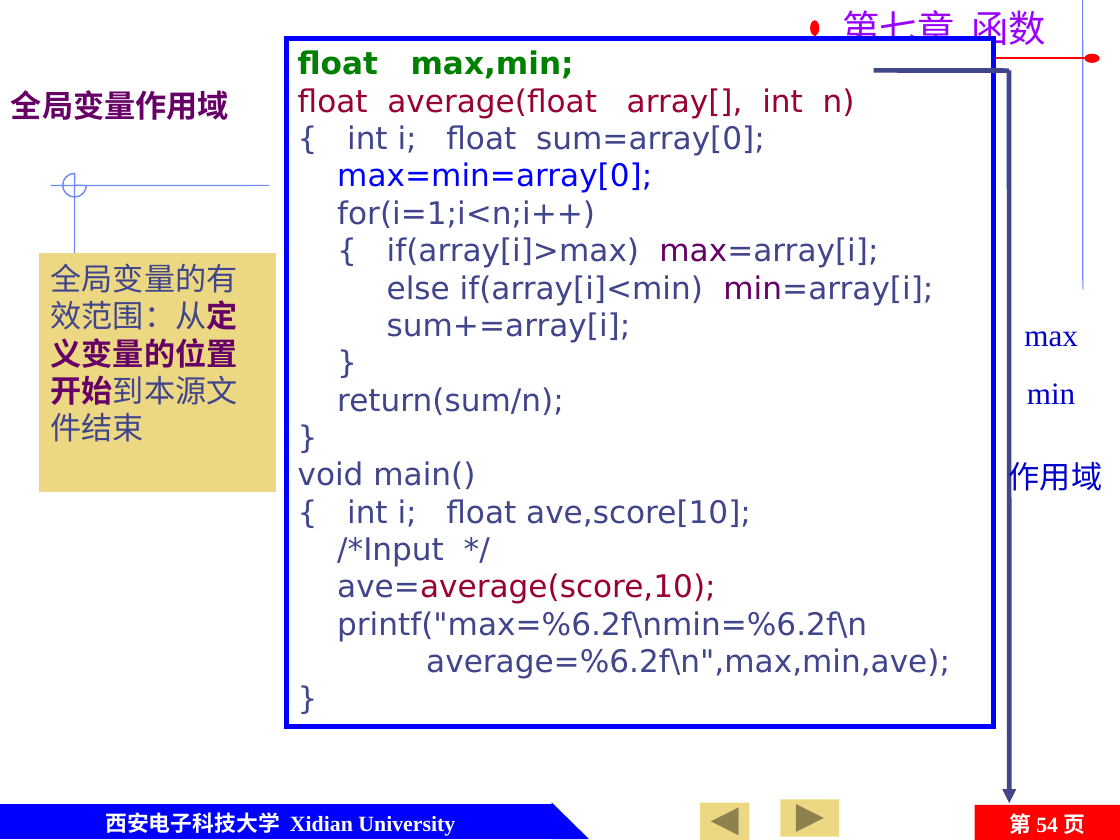
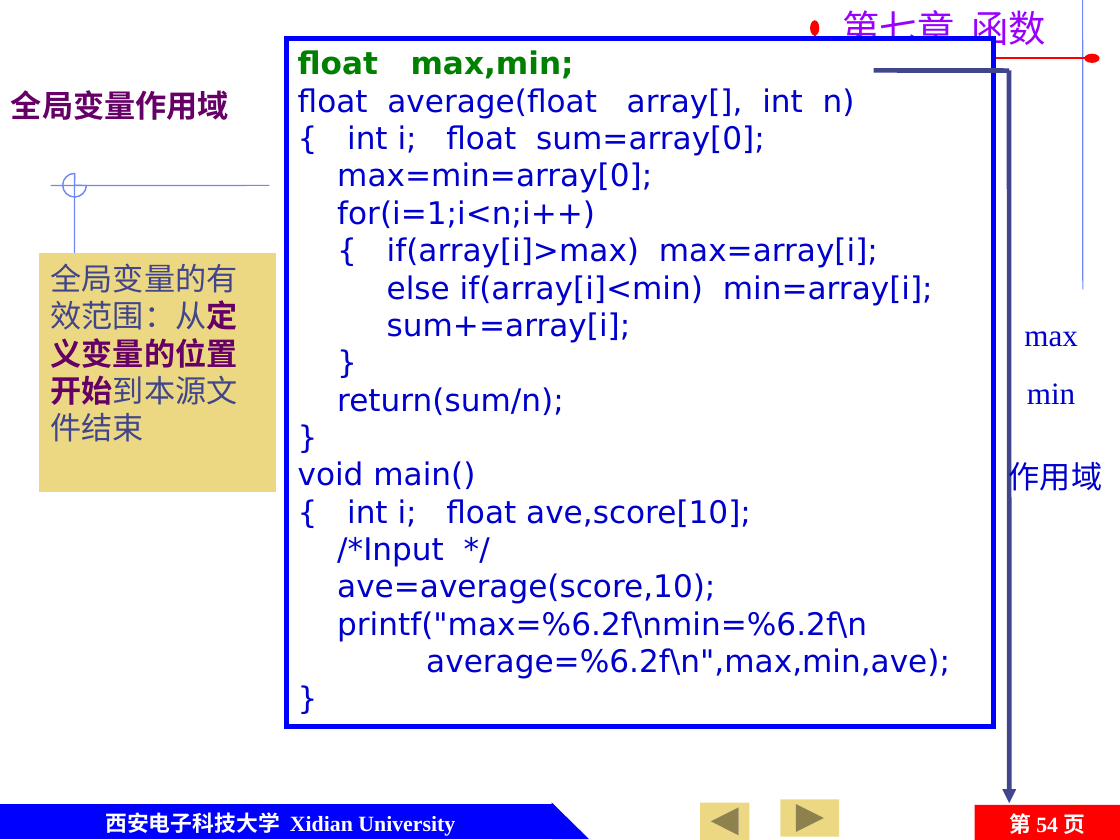
Before and after one commit to jtrfid/C-Repositories, a slide deck: slide 54 of 2015备课/课件/第7章 函数及变量存储类型.pptx. Drawn at 1120x840 pixels with LibreOffice and Linux fonts; fonts in the diff are those of the drawing; background and template pictures are left out. Boxes give left, top, right and bottom in pixels: in the first picture for what was removed or moved away, otherwise in the second. Text is boxed around its words. In the diff, an @@ line names an element or a change of style, - is before the commit and + after.

```diff
--- a/2015备课/课件/第7章 函数及变量存储类型.pptx
+++ b/2015备课/课件/第7章 函数及变量存储类型.pptx
@@ text in rectangle at (298,88,950,679): text colour #990033 to #0000CC in "float average(float array[], int n)", "ave=average(score,10);"; text colour #40458C to #0000CC in "{ int i; float sum=array[0];", "for(i=1;i<n;i++)", "{ if(array[i]>max) max=array[i];", "else if(array[i]<min) min=array[i];" and 11 more places; text colour #0000FF to #0000CC in "max=min=array[0];"; text colour #660066 to #0000CC in "max=array[i];", "min=array[i];" @@
```
Also in this commit, not shown: 16 other slides changed.
